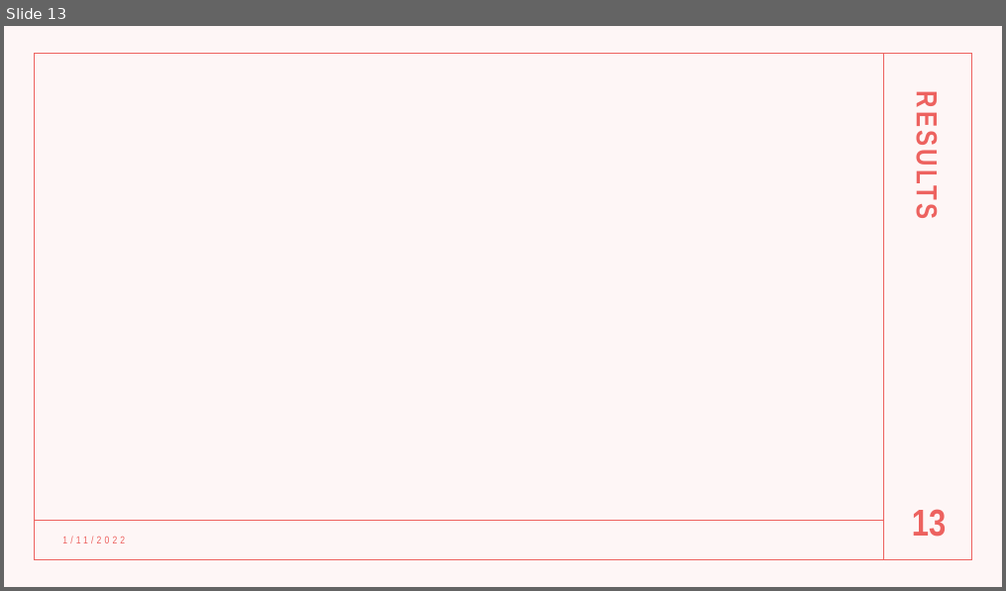
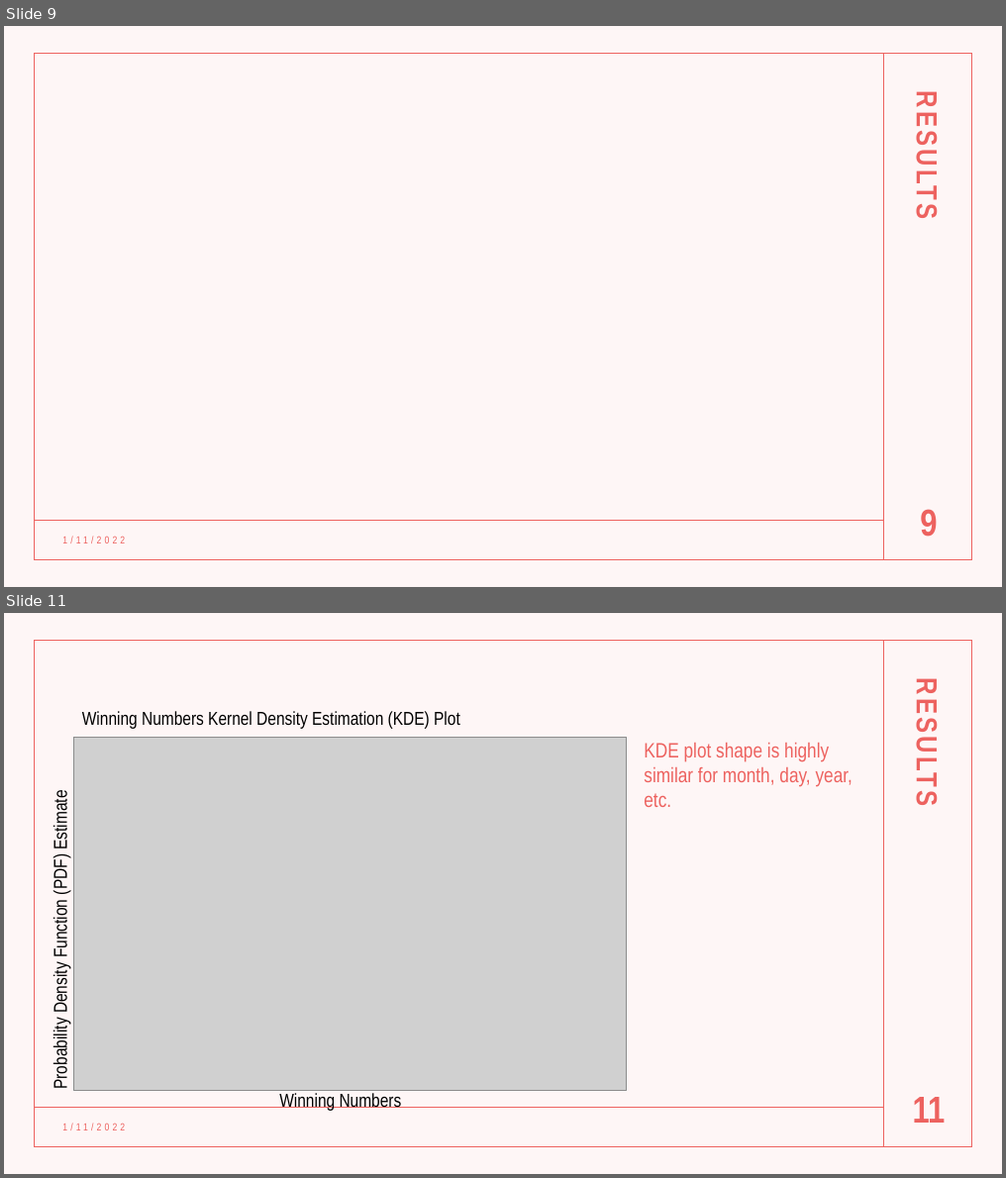
Before and after one commit to AlbiKovi/DSO110---Final-Group-Project, a slide deck: Is the Mega Millions a Mega Trap.pptm. Shown one above the other, each under a label of ours: slide 13 before the commit, slides 9 and 11 after it; the slides between them are not shown. The pictures are 1006x591 and 1006x1178 pixels, drawn with LibreOffice and Linux fonts; fonts in the diff are those of the drawing; grey boxes stand for pictures. Boxes give left, top, right and bottom in pixels: in the first picture for what was removed or moved away, otherwise in the second. Text is boxed around its words. In the diff, an @@ line names an element or a change of style, - is before the commit and + after.

```diff
--- a/Is the Mega Millions a Mega Trap.pptm
+++ b/Is the Mega Millions a Mega Trap.pptm
@@ slide 11 added at (4, 613, 1002, 1174), background #FFFFFF; not listed: 4 template elements that a slide beside it also shows @@
@@ text added at (914, 670, 944, 1008), 28 pt, text #ED625F, bold @@
+RESULTS
@@ text added at (82, 711, 460, 729), 18 pt, text #000000 @@
+Winning Numbers Kernel Density Estimation (KDE) Plot
@@ picture added at (73, 738, 627, 1091) @@
@@ text added at (644, 743, 852, 807), 20 pt, text #ED625F @@
+KDE plot shape is highly similar for month, day, year, etc.
@@ text added at (50, 796, 70, 1087), 18 pt, text #000000 @@
+Probability Density Function (PDF) Estimate
@@ text added at (279, 1093, 402, 1111), 18 pt, text #000000 @@
+Winning Numbers
@@ page number added at (913, 1097, 945, 1123), 36 pt, text #ED625F, bold @@
+11
@@ text added at (62, 1123, 125, 1131), 10 pt, text #ED625F @@
+1/11/2022
@@ what was slide 13 is now slide 9 @@
@@ page number at (920, 509, 937, 537): text changed @@
-13
+9
```
Also in this commit, not shown: 4 slides changed, 2 other slides added.
